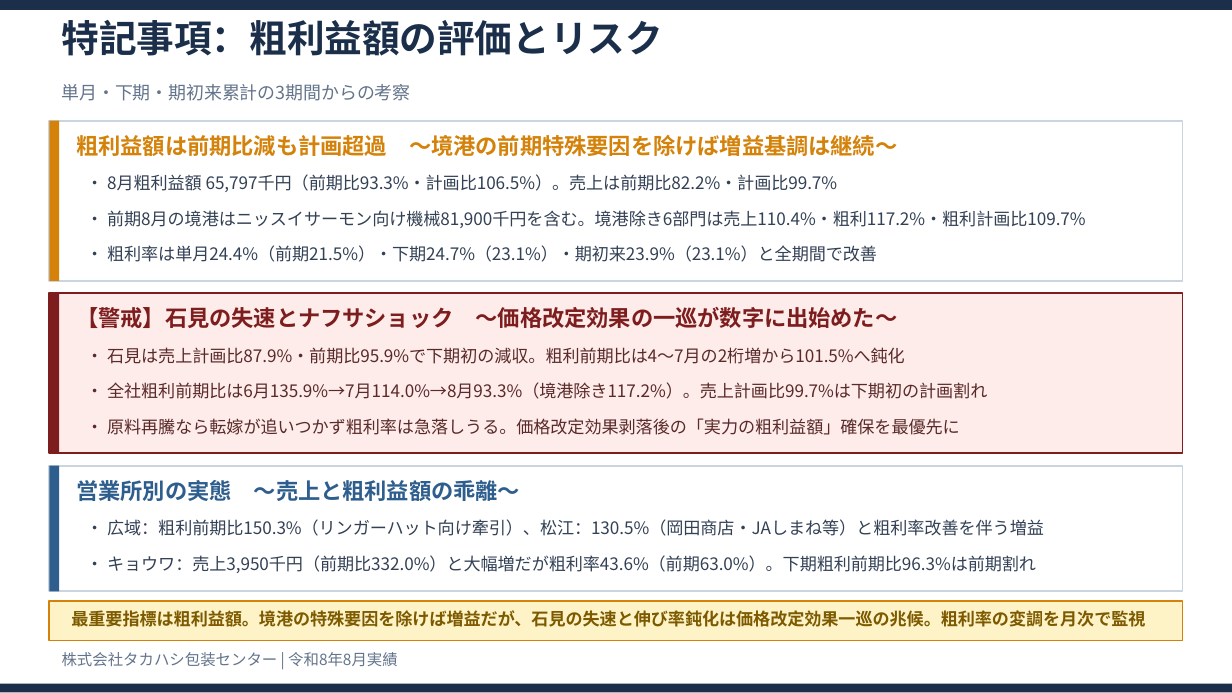
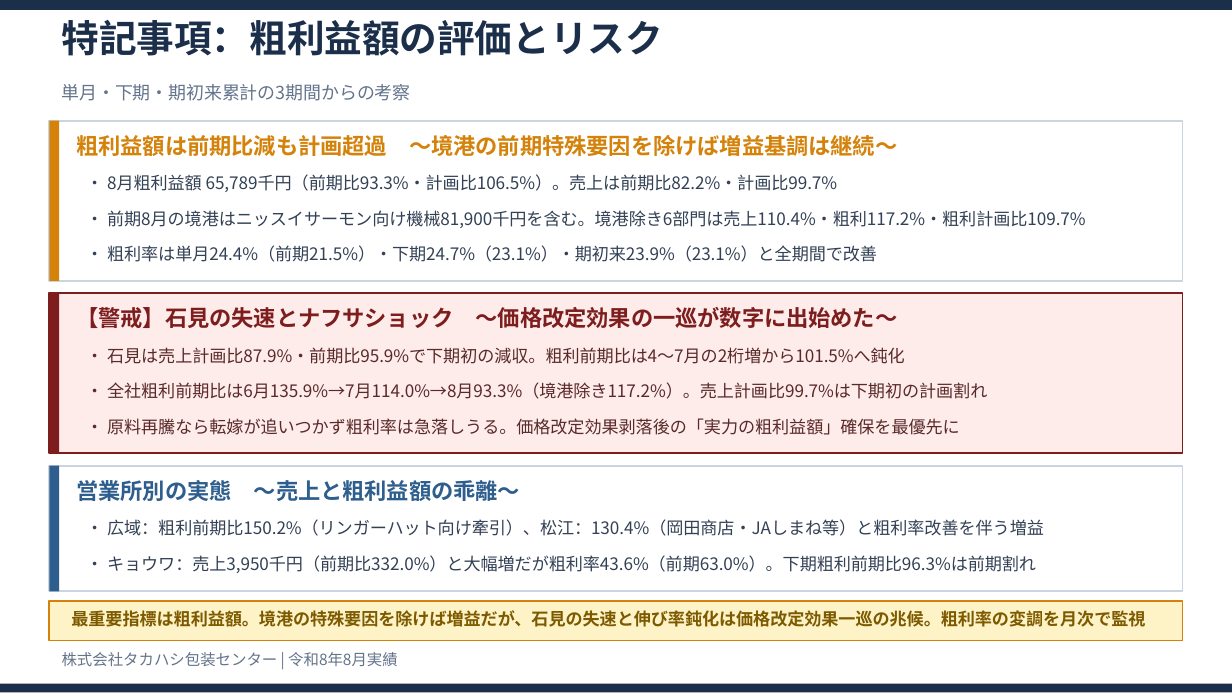
Before and after one commit to takahashihc/claudecode, a slide deck: slide 8 of reports/2026-08_月次実績報告/令和8年8月実績報告.pptx. Drawn at 1232x693 pixels with LibreOffice and Linux fonts; fonts in the diff are those of the drawing. Boxes give left, top, right and bottom in pixels: in the first picture for what was removed or moved away, otherwise in the second. Text is boxed around its words. In the diff, an @@ line names an element or a change of style, - is before the commit and + after.

```diff
--- a/reports/2026-08_月次実績報告/令和8年8月実績報告.pptx
+++ b/reports/2026-08_月次実績報告/令和8年8月実績報告.pptx
@@ text at <box>86,174,838,192</box>: text changed @@
-・ 8月粗利益額 65,797千円（前期比93.3%・計画比106.5%）。売上は前期比82.2%・計画比99.7%
+・ 8月粗利益額 65,789千円（前期比93.3%・計画比106.5%）。売上は前期比82.2%・計画比99.7%
@@ text at <box>86,519,1044,536</box>: text changed @@
-・ 広域：粗利前期比150.3%（リンガーハット向け牽引）、松江：130.5%（岡田商店・JAしまね等）と粗利率改善を伴う増益
+・ 広域：粗利前期比150.2%（リンガーハット向け牽引）、松江：130.4%（岡田商店・JAしまね等）と粗利率改善を伴う増益
```
Also in this commit, not shown: 7 other slides changed, 14 other files.
